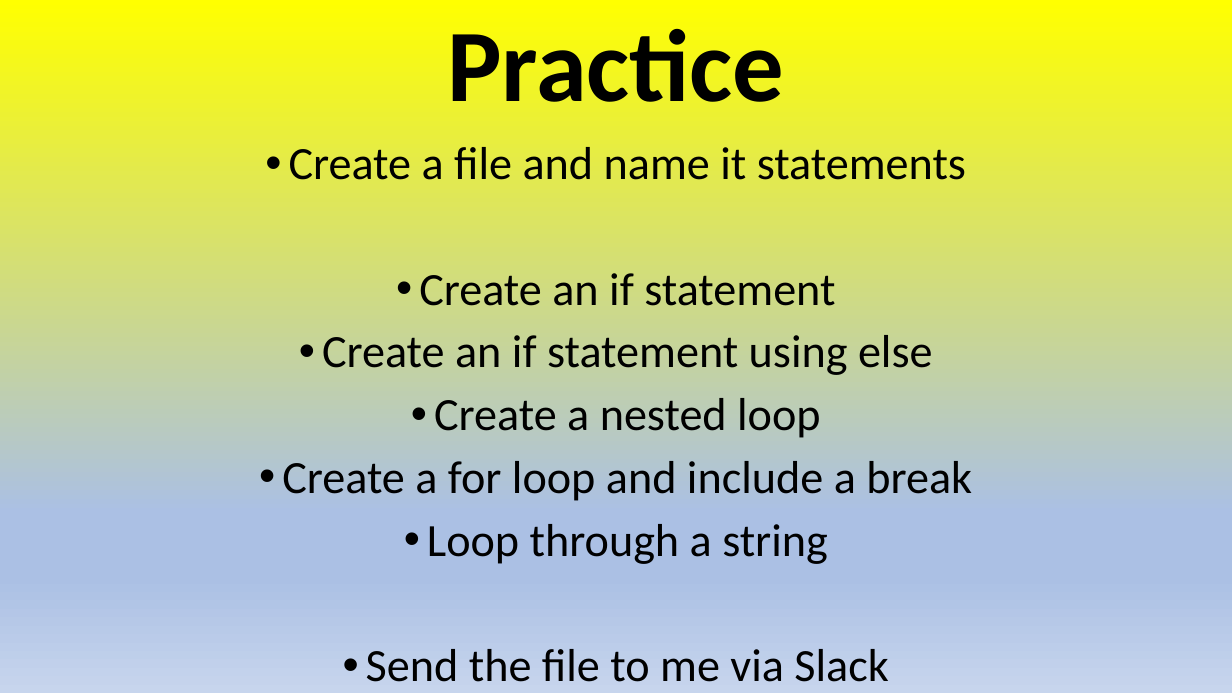
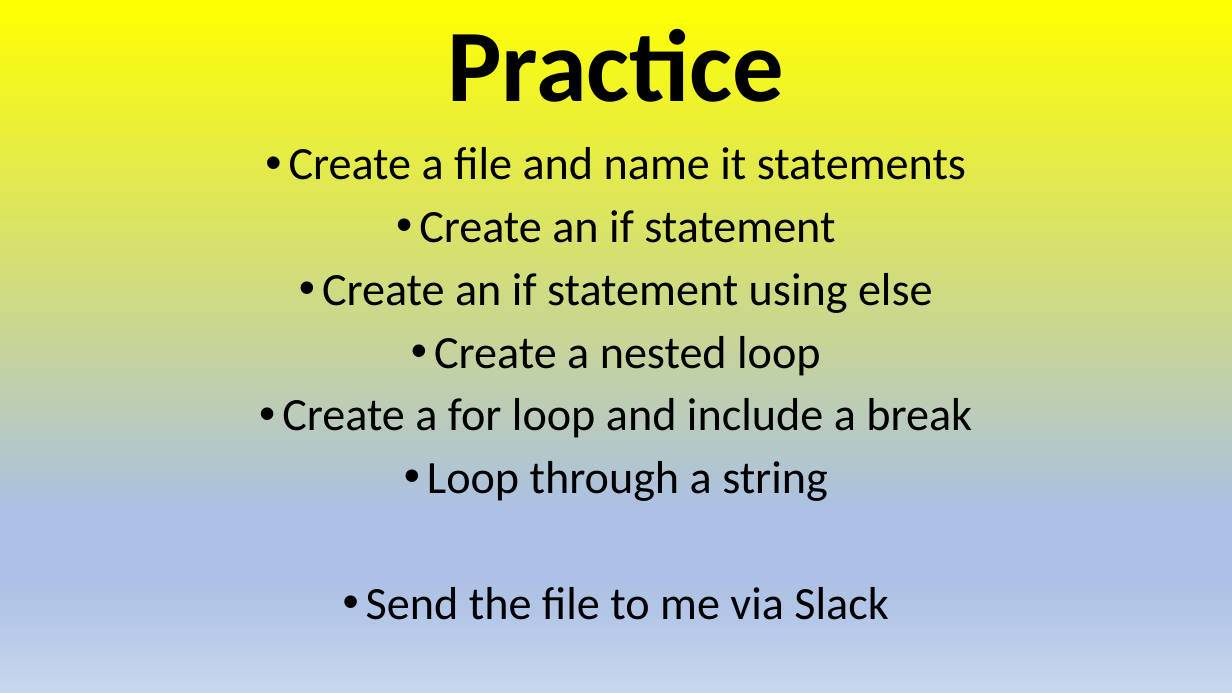
Before and after one commit to torres11991/dap-curriculum, a slide deck: slide 14 of Section06/week2day3.pptx. Drawn at 1232x693 pixels with LibreOffice and Linux fonts; fonts in the diff are those of the drawing. Boxes give left, top, right and bottom in pixels: in the first picture for what was removed or moved away, otherwise in the second. Text is boxed around its words. In the diff, an @@ line names an element or a change of style, - is before the commit and + after.

```diff
--- a/Section06/week2day3.pptx
+++ b/Section06/week2day3.pptx
@@ text "Create a file and name ..." rewrapped from [282, 147, 972, 682] to [282, 147, 972, 620] @@
```
Also in this commit, not shown: 5 other slides changed, 1 other file.
